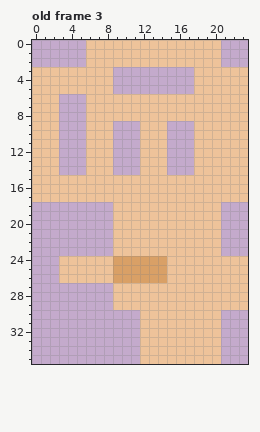
File history of a pixel-art file, ase/chomper.ase. The picture above was drawn from the file before the commit.
24x36 pixels, 4 frames. Shown: old frame 3. The commit also changed other frames, which this record leaves out.
The result:
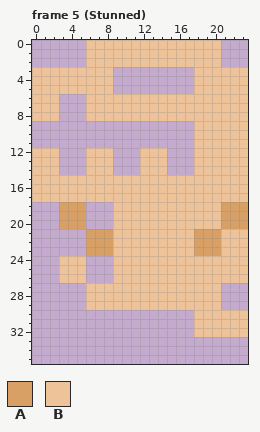
Palette (. is transparent): A #d9a066  B #eec39a
A new or re-ordered frame is compared with the old frame closest to it.
From old to new:
frames 4 -> 6
Changed rows in their new state; - is an unchanged pixel.
Frame 5 (Stunned) is new; against old frame 3:
first column x 0:
 9 ...---...---...
10 ...---...---...
11 ...---...---...
first column x 3:
18 AAA---------------AAA
19 AAA---------------AAA
20 AAA---------------AAA
21 ---AAA---------AAABBB
22 ---AAA---------AAABBB
23 ---AAA---------AAABBB
24 ---...BBBBBB---------
25 ---...BBBBBB---------
26 ---...BBBBBB---------
27 ---BBB------------...
28 ---BBB------------...
29 ---BBB------------...
30 ---------......---BBB
31 ---------......---BBB
32 ---------......---BBB
33 ---------.........---
34 ---------.........---
35 ---------.........---
